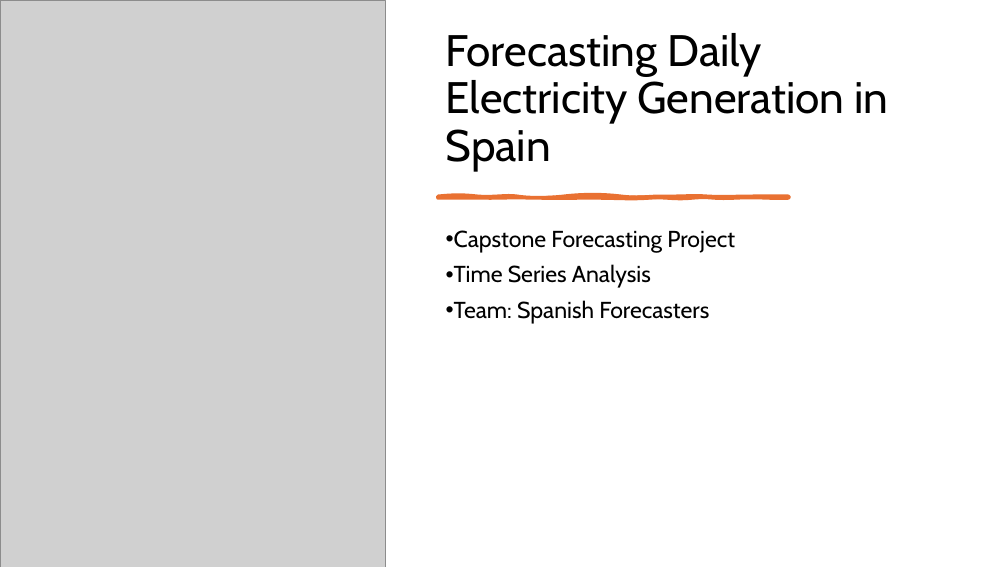
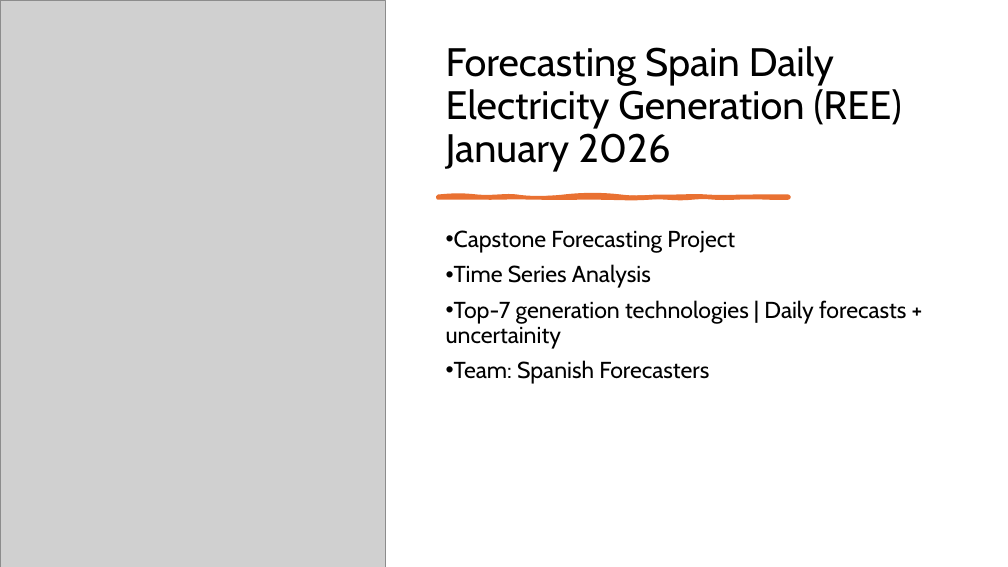
Before and after one commit to mireiamonbu/Spanish-Forecasters-MireiaMontoya-EnriqueRuiz, a slide deck: slide 1 of presentation/CapstonProject.pptx. Drawn at 1008x567 pixels with LibreOffice and Linux fonts; fonts in the diff are those of the drawing; grey boxes stand for pictures. Boxes give left, top, right and bottom in pixels: in the first picture for what was removed or moved away, otherwise in the second. Text is boxed around its words. In the diff, an @@ line names an element or a change of style, - is before the commit and + after.

```diff
--- a/presentation/CapstonProject.pptx
+++ b/presentation/CapstonProject.pptx
@@ title at (446,46,902,171): text changed; size 42 to 37.8 pt @@
-Forecasting Daily Electricity Generation in Spain
+Forecasting Spain Daily Electricity Generation (REE) January 2026
@@ subtitle at (446,300,906,349): paragraph added @@
+• Top-7 generation technologies | Daily forecasts + uncertainity
```
Also in this commit, not shown: 7 other slides changed, 9 slides added, 2 slides removed, 59 other files.
